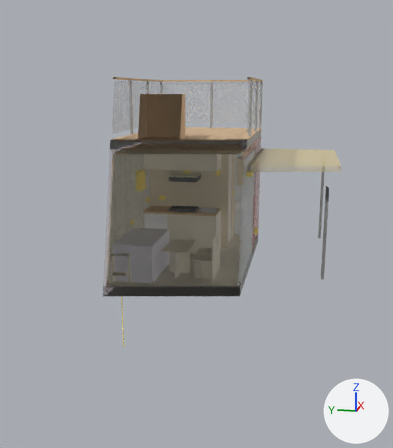
A saved change to the glTF model public/designs/studio/model/studio.glb.
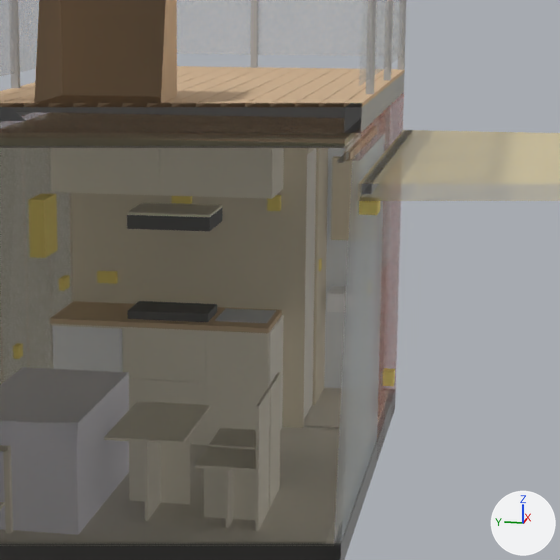
Each version appears first whole from a 50 mm camera at (-7.14, -3.4, 3.45) aimed at (2.06, -1.56, 1.15), and next in a close-up on the part from 32% to 80% of the width and 23% to 65% of the height. Arrows for +X, +Y and +Z are at lower right; the lights stay in place. The last two pictures show the newer version. Everything nearer to the camera than a plane just in front of the edit is cut away. Where no turn or scale is listed for an object, it has been applied to the vertices.

Before the edit, the objects in view are built like this:
```python
ob_k11_27 = bpy.data.objects.new('K11-27', me_timber_1)
ob_k11_27.location = (-0.13, -1.951, 2.554)
ob_k11_27.scale = (6.06, 0.14, 0.025)
ob_k2_08 = bpy.data.objects.new('K2-08', me_mply18)
ob_k2_08.location = (5.678, -1.82, 1.25)
ob_k2_08.scale = (0.108, 0.018, 0.65)
ob_k2_10 = bpy.data.objects.new('K2-10', me_mply18)
ob_k2_10.location = (5.678, -1.838, 1.882)
ob_k2_10.scale = (0.108, 0.364, 0.018)
ob_k2_cb_basin = bpy.data.objects.new('K2-CB-BASIN', me_tile)
ob_k2_cb_basin.location = (5.798, -1.77, 0.0)
ob_k2_cb_basin.scale = (0.012, 0.482, 2.32)
ob_k2_door = bpy.data.objects.new('K2-DOOR', me_door)
ob_k2_door.location = (4.668, -1.71, 0.01)
ob_k2_door.scale = (0.56, 0.04, 2.02)
ob_k3_hood = bpy.data.objects.new('K3-HOOD', me_black)
ob_k3_hood.location = (4.098, -0.55, 1.55)
ob_k3_hood.scale = (0.48, 0.6, 0.1)
ob_k3_hs = bpy.data.objects.new('K3-HS', me_ply18)
ob_k3_hs.location = (4.098, -0.55, 1.65)
ob_k3_hs.scale = (0.48, 0.6, 0.018)
ob_k3_t_06 = bpy.data.objects.new('K3-T-06', me_ply18)
ob_k3_t_06.location = (4.06, -0.002, 1.802)
ob_k3_t_06.scale = (0.018, 0.797, 0.496)
ob_k3_t_07 = bpy.data.objects.new('K3-T-07', me_ply18)
ob_k3_t_07.location = (4.06, -0.801, 1.802)
ob_k3_t_07.scale = (0.018, 0.797, 0.496)
# also in view: 'K3-H-12' at (3.97, -0.85, 0.67); 'K0-FRONT-B' at (5.72, -2.32, 1.11); 'K11-23' at (2.9, -1.44, 2.57); 'K2-04' at (5.52, -1.76, 1.16); 'K6-03' at (2.7, -1.1, 0.27)
```
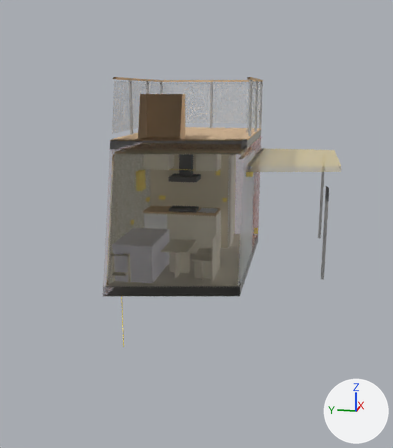
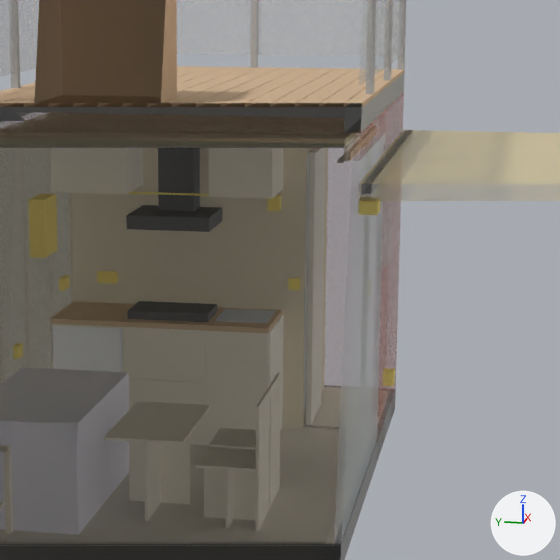
What differs and where, as boxes (x1, y1, x2, y2) in the close-ups (560 x 560 px):
```json
{"object": "K3-T-07", "change": "reshaped, moved, rescaled", "before": [160, 148, 273, 199], "after": [158, 148, 200, 211], "on screen": "62% narrower, 23% taller"}
{"object": "K3-T-06", "change": "rescaled", "before": [50, 148, 160, 195], "after": [50, 148, 126, 194], "on screen": "31% narrower"}
{"object": "K2-DOOR", "change": "moved, rescaled", "before": [304, 148, 316, 419], "after": [306, 148, 325, 425]}
{"object": "K2-BASIN", "change": "reshaped, moved, rescaled", "before": [327, 286, 346, 313], "after": [209, 148, 273, 199]}
{"object": "K2-CB-BASIN", "change": "deleted", "before": [324, 148, 348, 388]}
{"object": "K3-HOOD", "change": "moved, rescaled", "before": [127, 208, 222, 231], "after": [126, 205, 222, 232]}
{"object": "K2-13", "change": "reshaped, moved, rescaled", "before": [331, 158, 352, 240], "after": [283, 148, 284, 170], "on screen": "mostly hidden afterwards"}
{"object": "K3-HS", "change": "moved, rescaled", "before": [127, 203, 222, 217], "on screen": "not visible afterwards"}
{"object": "K8-S3", "change": "moved, rescaled", "before": [319, 259, 322, 271], "after": [288, 278, 300, 290]}
{"object": "K2-10", "change": "reshaped, moved, rescaled", "after": [308, 148, 321, 153], "on screen": "not visible before"}
```

Scene script edits in JSON lines:
```json
{"op": "set", "path": "ob_k2_08", "old": "bpy.data.objects.new('K2-08', me_mply18)", "new": "bpy.data.objects.new('K2-08', me_ply18)"}
{"op": "set", "path": "ob_k2_10", "old": "bpy.data.objects.new('K2-10', me_mply18)", "new": "bpy.data.objects.new('K2-10', me_steel)"}
{"op": "set", "path": "ob_k2_10.location", "old": "(5.678, -1.838, 1.882)", "new": "(4.648, -1.77, 2.06)"}
{"op": "set", "path": "ob_k2_10.scale", "old": "(0.108, 0.364, 0.018)", "new": "(1.14, 0.06, 0.06)"}
{"op": "set", "path": "ob_k2_13", "old": "bpy.data.objects.new('K2-13', me_mply18)", "new": "bpy.data.objects.new('K2-13', me_ply12)"}
{"op": "set", "path": "ob_k2_13.location", "old": "(5.66, -1.82, 1.25)", "new": "(4.566, -1.15, 1.8)"}
{"op": "set", "path": "ob_k2_13.scale", "old": "(0.018, 0.4, 0.65)", "new": "(0.012, 0.45, 0.5)"}
{"op": "set", "path": "ob_k2_basin", "old": "bpy.data.objects.new('K2-BASIN', me_white)", "new": "bpy.data.objects.new('K2-BASIN', me_ply18)"}
{"op": "set", "path": "ob_k2_basin.location", "old": "(5.498, -1.82, 0.7)", "new": "(4.06, -1.151, 1.802)"}
{"op": "set", "path": "ob_k2_basin.scale", "old": "(0.3, 0.4, 0.15)", "new": "(0.018, 0.447, 0.496)"}
{"op": "remove", "block": "ob_k2_cb_basin", "code": ["ob_k2_cb_basin = bpy.data.objects.new('K2-CB-BASIN', me_tile)", "ob_k2_cb_basin.location = (5.798, -1.77, 0.0)", "ob_k2_cb_basin.scale = (0.012, 0.482, 2.32)"]}
{"op": "set", "path": "ob_k2_door.location", "old": "(4.668, -1.71, 0.01)", "new": "(4.646, -1.78, 0.005)"}
{"op": "set", "path": "ob_k2_door.scale", "old": "(0.56, 0.04, 2.02)", "new": "(0.574, 0.04, 2.06)"}
{"op": "set", "path": "ob_k3_hood.location", "old": "(4.098, -0.55, 1.55)", "new": "(4.078, -0.55, 1.55)"}
{"op": "set", "path": "ob_k3_hood.scale", "old": "(0.48, 0.6, 0.1)", "new": "(0.5, 0.6, 0.1)"}
{"op": "set", "path": "ob_k3_hs.location", "old": "(4.098, -0.55, 1.65)", "new": "(4.078, -1.15, 1.8)"}
{"op": "set", "path": "ob_k3_hs.scale", "old": "(0.48, 0.6, 0.018)", "new": "(0.488, 0.018, 0.5)"}
{"op": "set", "path": "ob_k3_t_06.scale", "old": "(0.018, 0.797, 0.496)", "new": "(0.018, 0.547, 0.496)"}
{"op": "set", "path": "ob_k3_t_07", "old": "bpy.data.objects.new('K3-T-07', me_ply18)", "new": "bpy.data.objects.new('K3-T-07', me_black)"}
{"op": "set", "path": "ob_k3_t_07.location", "old": "(4.06, -0.801, 1.802)", "new": "(4.358, -0.72, 1.65)"}
{"op": "set", "path": "ob_k3_t_07.scale", "old": "(0.018, 0.797, 0.496)", "new": "(0.22, 0.26, 0.666)"}
{"op": "set", "path": "ob_k8_s3.location", "old": "(5.325, -1.77, 1.057)", "new": "(4.566, -1.647, 1.057)"}
{"op": "set", "path": "ob_k8_s3.scale", "old": "(0.086, 0.012, 0.086)", "new": "(0.012, 0.086, 0.086)"}
```
